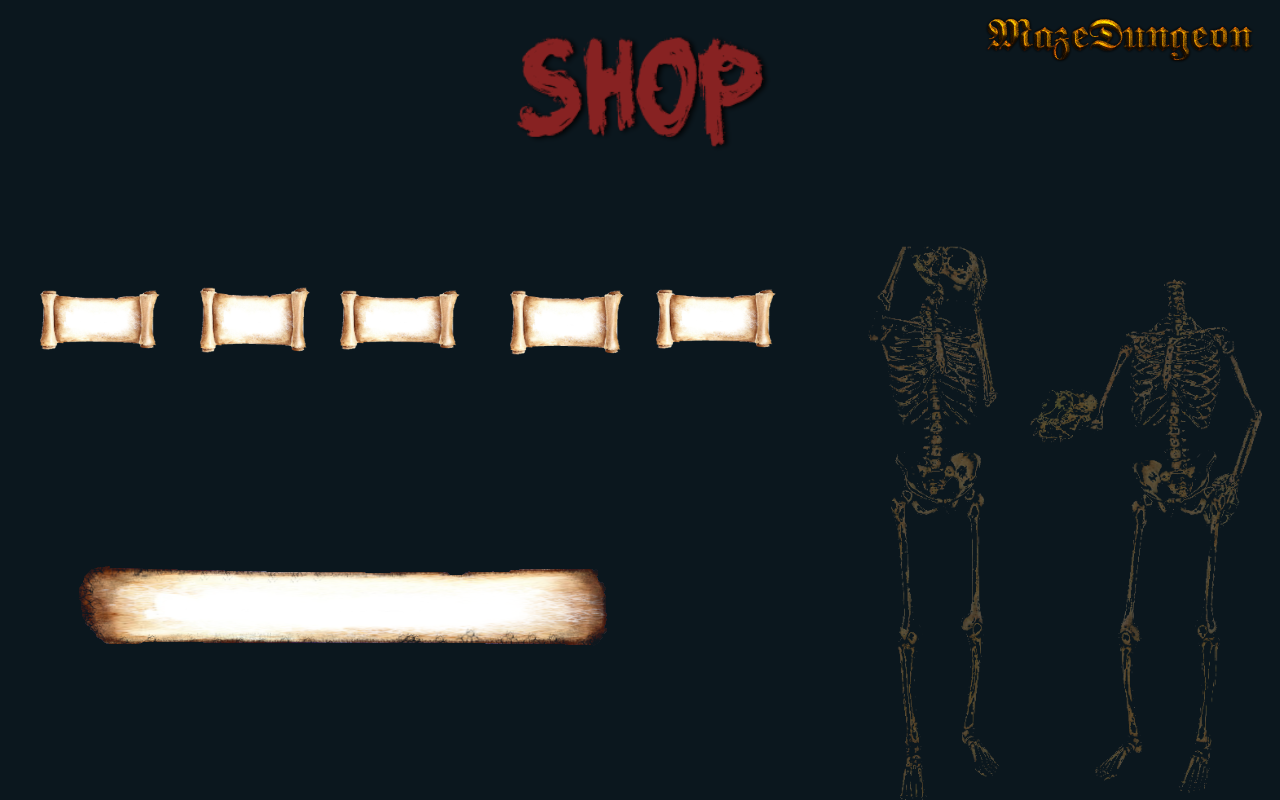
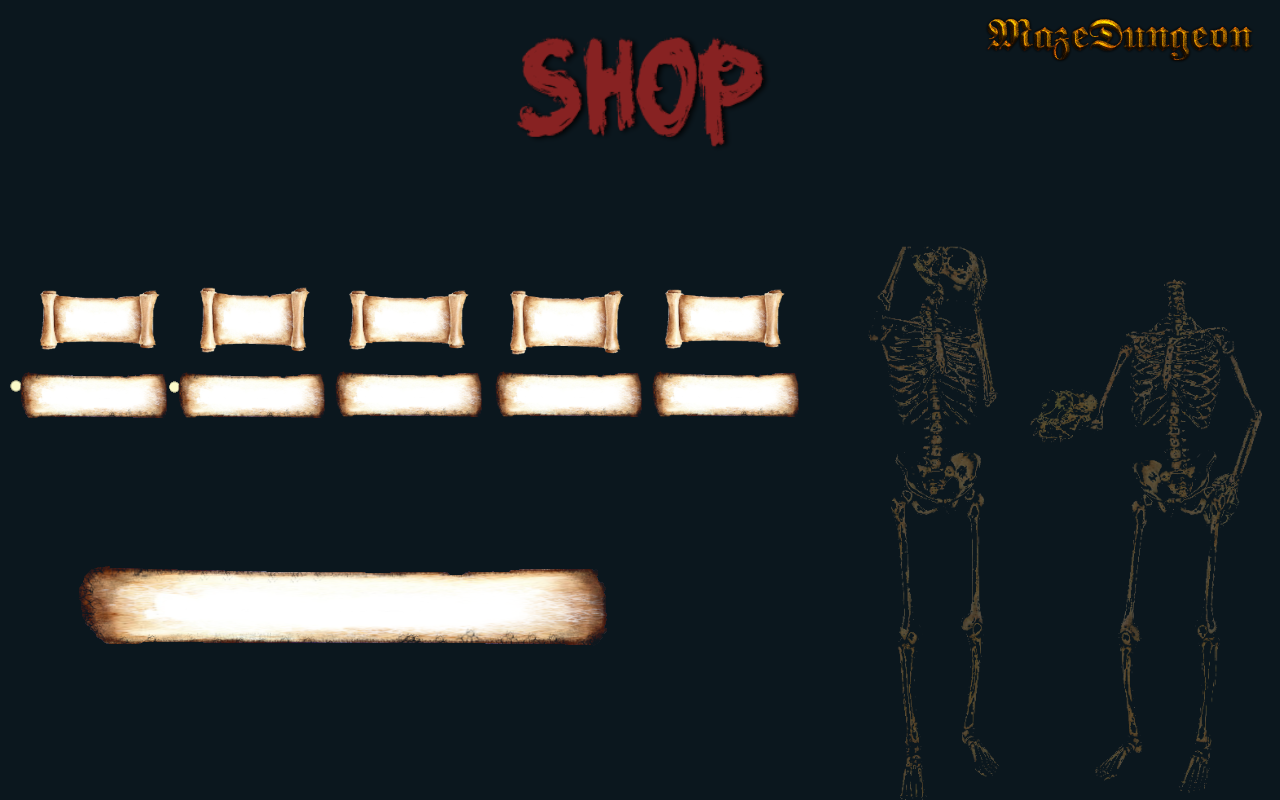
Two versions of the same layered image (1280x800). Layer-by-layer changes:
removed layer "pergamena #4" over [656, 289, 776, 349]
painted on "pergamena #1" over [340, 289, 785, 350]
added layer "pergamena messaggio copia #3" above "pergamena messaggio copia #2" over [652, 371, 799, 417]
added layer "pergamena messaggio copia #2" above "pergamena messaggio copia #1" over [335, 371, 642, 417]
added layer "pergamena messaggio copia #1" above "pergamena messaggio copia" over [178, 372, 325, 418]
added layer "pergamena messaggio copia" above "Sfondo" over [20, 372, 167, 419]
painted on "Sfondo" over [10, 372, 180, 419]
